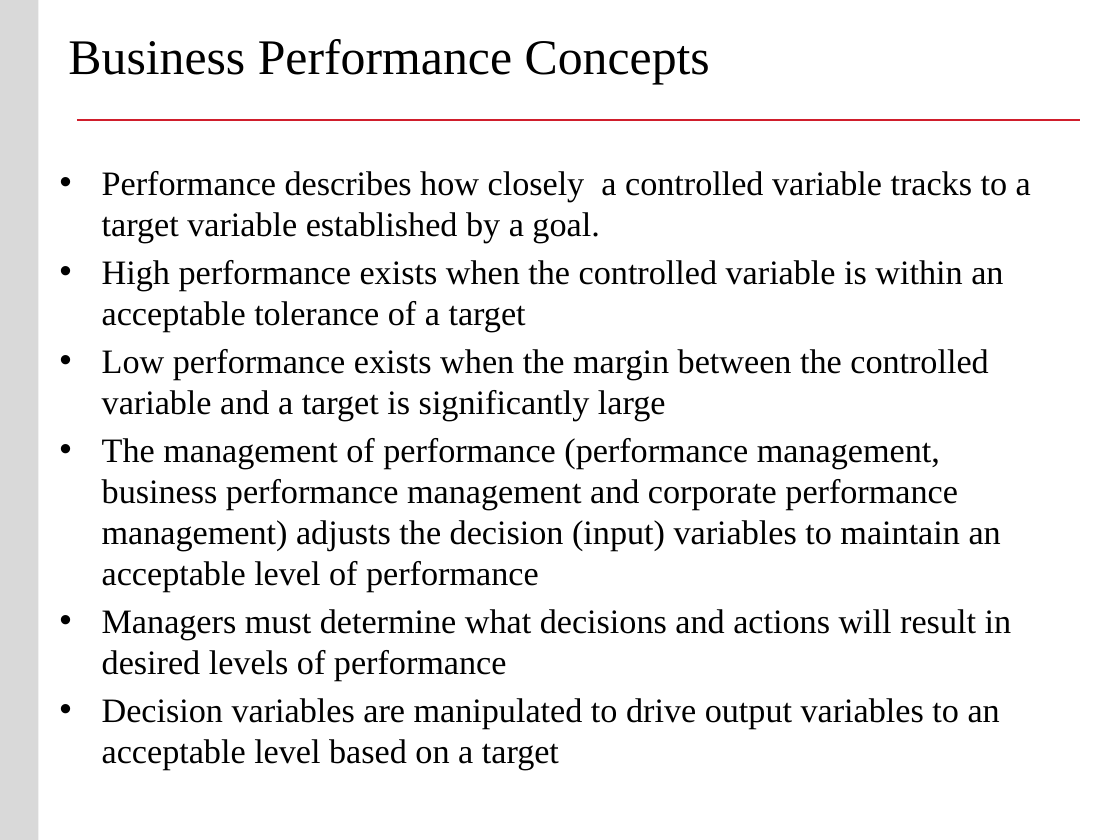
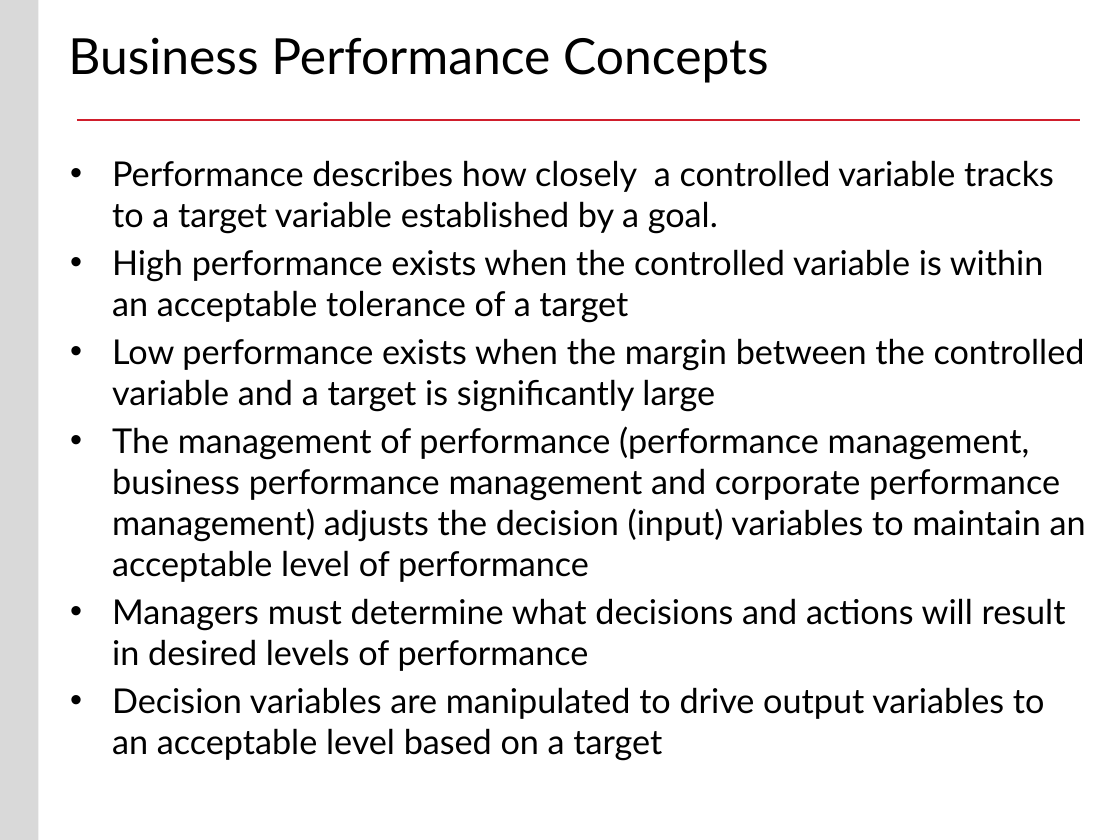
Before and after one commit to buyuhuang/csda1000_FT, a slide deck: slide 43 of day1/1. Lecture/day_1_intro_to_data_analytics_lecture.pptx (slide 42 before the commit). Drawn at 1120x840 pixels with LibreOffice and Linux fonts; fonts in the diff are those of the drawing; background and template pictures are left out. Boxes give left, top, right and bottom in pixels: in the first picture for what was removed or moved away, otherwise in the second. Text is boxed around its words. In the diff, an @@ line names an element or a change of style, - is before the commit and + after.

```diff
--- a/day1/1. Lecture/day_1_intro_to_data_analytics_lecture.pptx
+++ b/day1/1. Lecture/day_1_intro_to_data_analytics_lecture.pptx
@@ title "Business Performance Concepts" at (x1=68, y1=37, x2=768, y2=83): font Times New Roman to Lato @@
@@ text "Performance describes how closely a ..." at (x1=112, y1=160, x2=1086, y2=760): font Times New Roman to Lato @@
@@ text "Performance describes how closely a ..." moved from (x1=102, y1=171, x2=1031, y2=770) to (x1=112, y1=160, x2=1086, y2=760) @@
```
Also in this commit, not shown: 28 other slides changed, 1 slide added, 3 slides removed, 3 other files.
